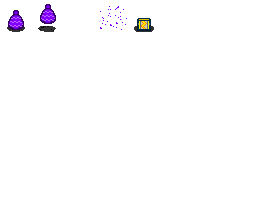
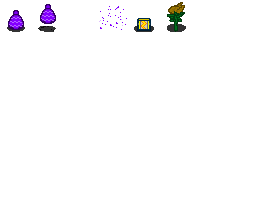
Before/after of a 256×224 layered artwork. What changed in the layer stack:
renamed "IDLE_UP_1" to "Chicken Flower", painted on it over [167, 2, 186, 32]
